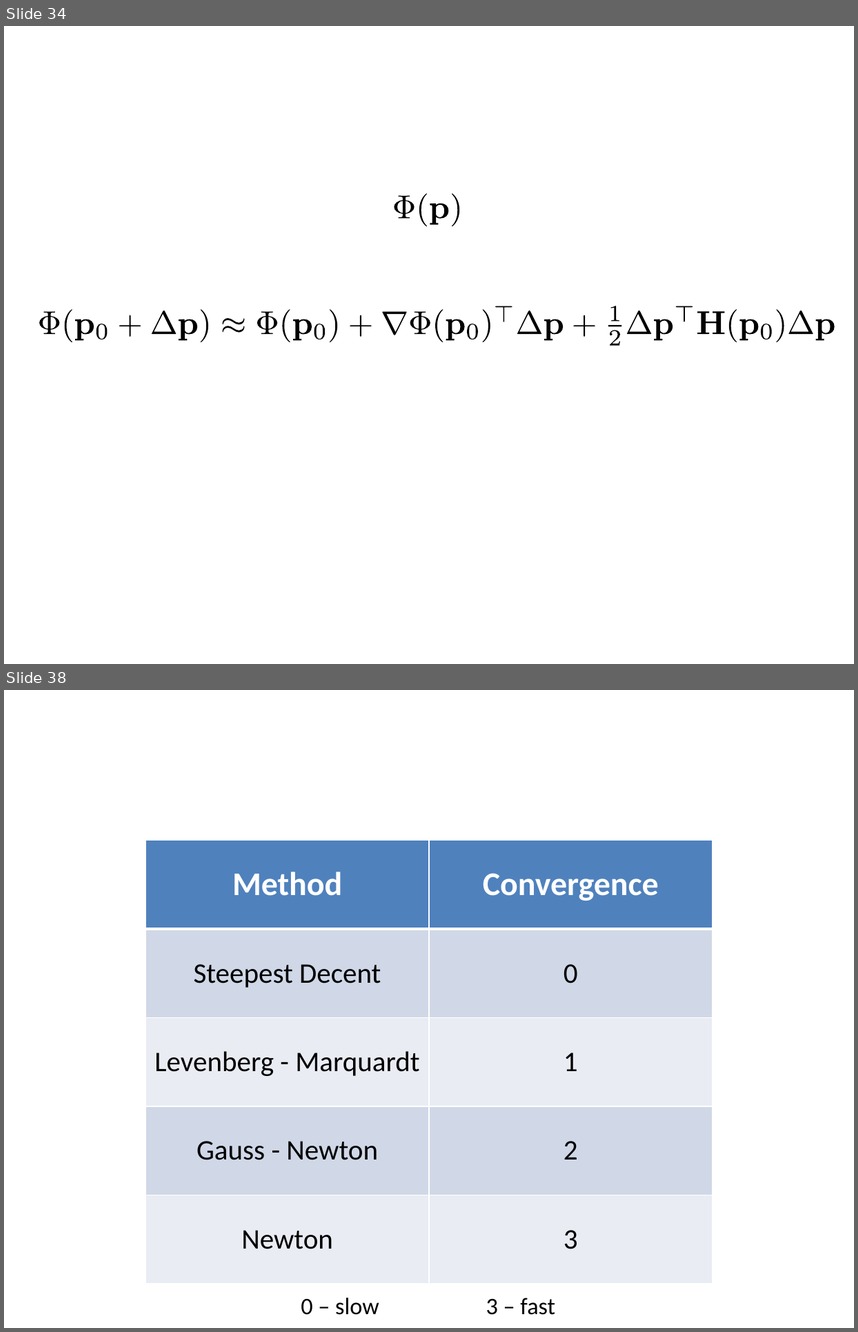
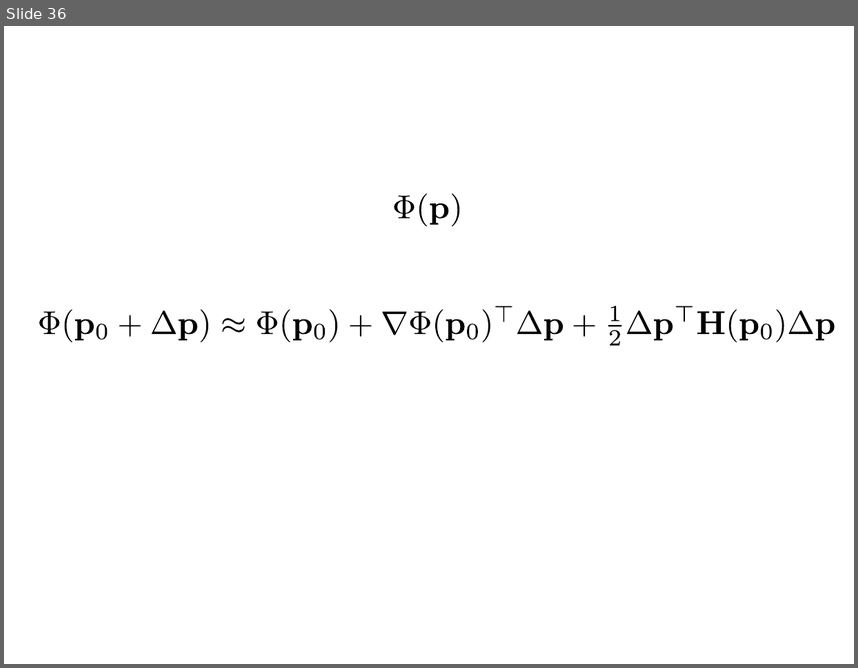
Before and after one commit to birocoles/Disciplina-metodos-computacionais, a slide deck: Content/Nonlinear_methods.odp. Shown one above the other, each under a label of ours: slides 34 and 38 before the commit, slide 36 after it; the slides between them are not shown. The pictures are 858x1332 and 858x668 pixels, drawn with LibreOffice and Linux fonts; fonts in the diff are those of the drawing. Boxes give left, top, right and bottom in pixels: in the first picture for what was removed or moved away, otherwise in the second. Text is boxed around its words. In the diff, an @@ line names an element or a change of style, - is before the commit and + after.

Commit message:
nonlinear methods

```diff
--- a/Content/Nonlinear_methods.odp
+++ b/Content/Nonlinear_methods.odp
@@ slide 38 removed at (x1=4, y1=690, x2=854, y2=1328), background #FFFFFF @@
@@ table removed at (x1=146, y1=840, x2=712, y2=1283), 5 rows, 2 columns @@
-Method | Convergence
-Steepest Decent | 0
-Levenberg - Marquardt | 1
-Gauss - Newton | 2
-Newton | 3
@@ text removed at (x1=301, y1=1297, x2=555, y2=1314) @@
-0 – slow 3 – fast
@@ what was slide 34 is now slide 36 @@
```
Also in this commit, not shown: 3 slides changed, 3 slides added, 3 other slides removed, 11 other files.
